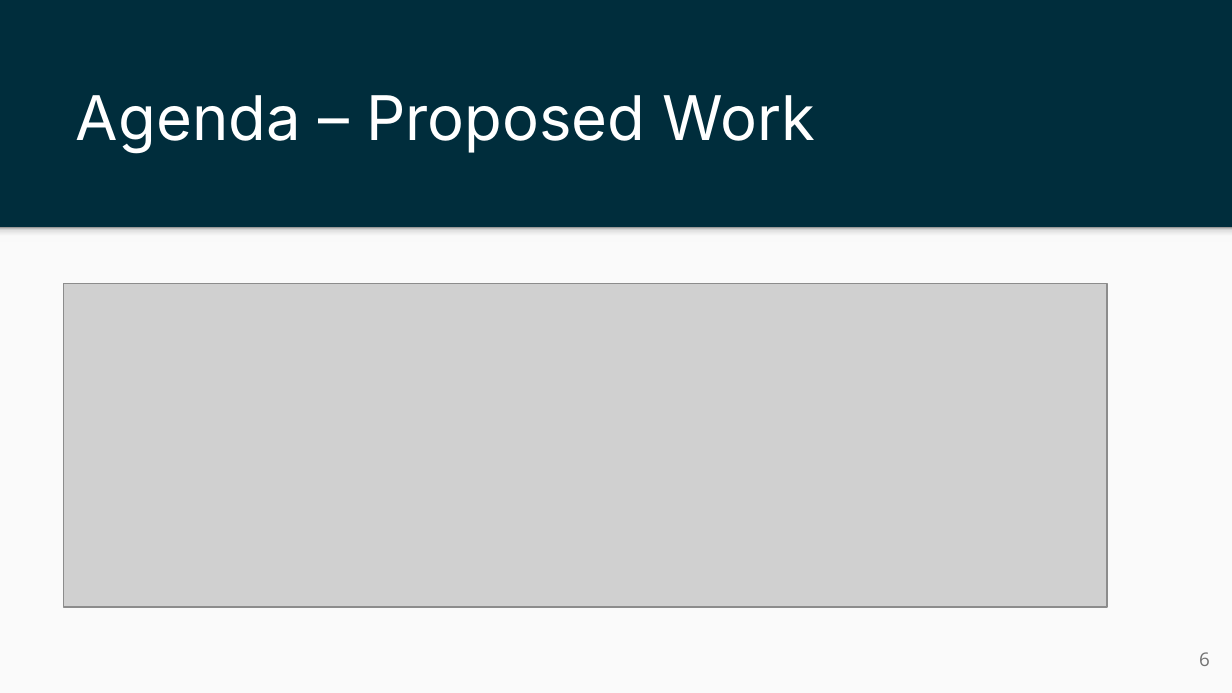
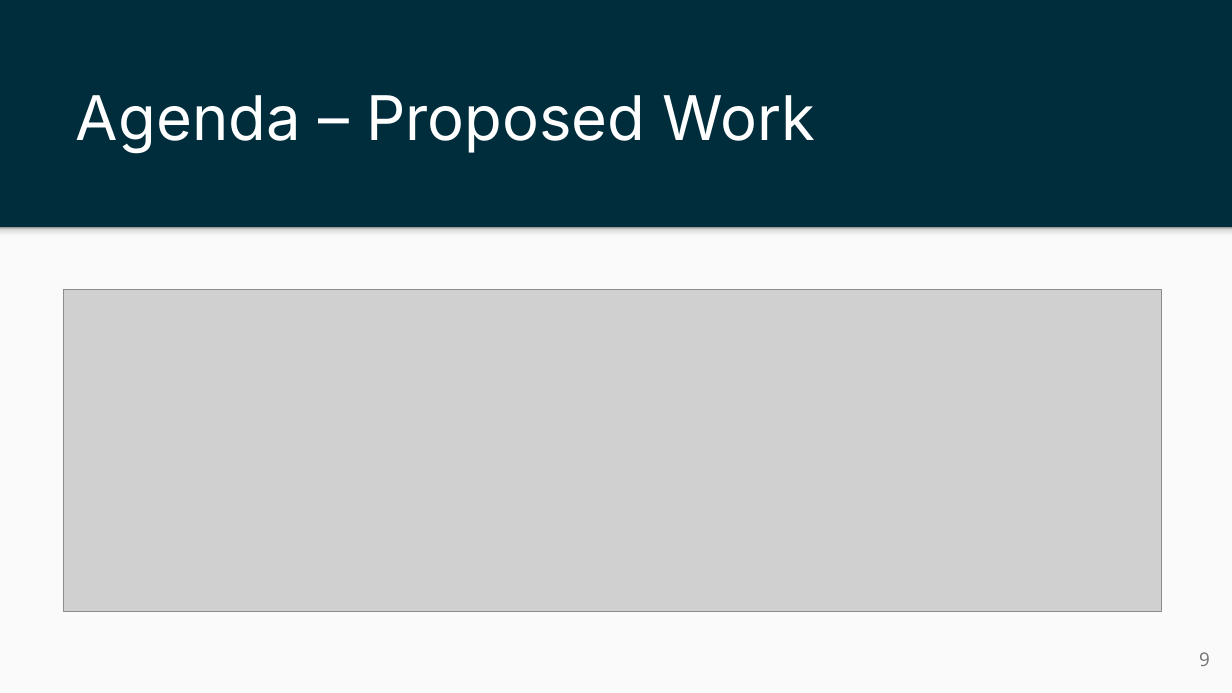
Before and after one commit to ietf-ippm/meeting-materials, a slide deck: slide 9 of ietf123-Madrid/Slides/chair-slides-ippm.pptx (slide 6 before the commit). Drawn at 1232x693 pixels with LibreOffice and Linux fonts; fonts in the diff are those of the drawing; grey boxes stand for pictures. Boxes give left, top, right and bottom in pixels: in the first picture for what was removed or moved away, otherwise in the second. Text is boxed around its words. In the diff, an @@ line names an element or a change of style, - is before the commit and + after.

```diff
--- a/ietf123-Madrid/Slides/chair-slides-ippm.pptx
+++ b/ietf123-Madrid/Slides/chair-slides-ippm.pptx
@@ picture: place and size @@
-picture at bbox=[64, 283, 1108, 607]
+picture at bbox=[64, 290, 1162, 612]
@@ page number at bbox=[1199, 652, 1210, 666]: text changed @@
-6
+9
```
Also in this commit, not shown: 1 other slide changed, 7 slides added, 1 slide removed.
